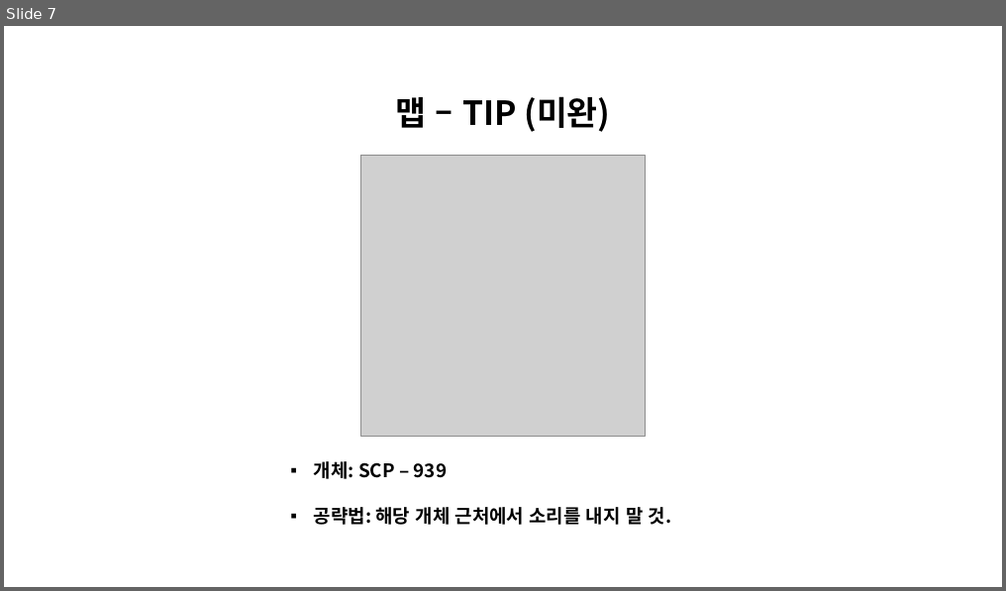
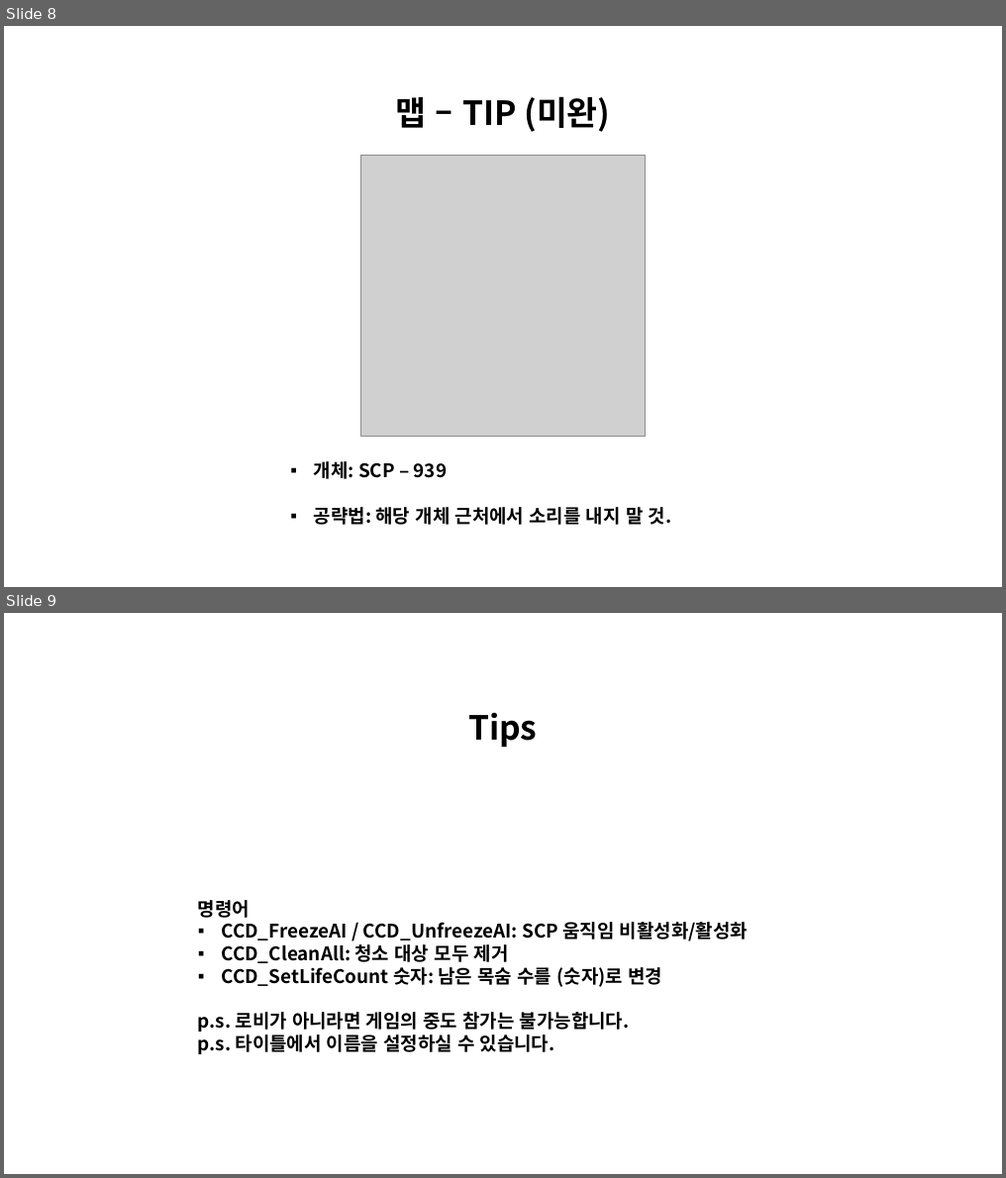
Before and after one commit to CrograNM/_CCD, a slide deck: 문서/CCD 설명서.pptx. Shown one above the other, each under a label of ours: slide 7 before the commit, slides 8 and 9 after it. The pictures are 1006x591 and 1006x1178 pixels, drawn with LibreOffice and Linux fonts; fonts in the diff are those of the drawing; grey boxes stand for pictures; background and template pictures are left out. Boxes give left, top, right and bottom in pixels: in the first picture for what was removed or moved away, otherwise in the second. Text is boxed around its words. In the diff, an @@ line names an element or a change of style, - is before the commit and + after.

```diff
--- a/문서/CCD 설명서.pptx
+++ b/문서/CCD 설명서.pptx
@@ slide 9 added at (x1=4, y1=613, x2=1002, y2=1174), background picture (left out) @@
@@ text added at (x1=468, y1=712, x2=537, y2=748), 32 pt, text #000000, bold @@
+Tips
@@ text added at (x1=198, y1=900, x2=747, y2=1055), 18 pt, text #000000, bold @@
+명령어
+▪ CCD_FreezeAI / CCD_UnfreezeAI: SCP 움직임 비활성화/활성화
+▪ CCD_CleanAll: 청소 대상 모두 제거
+▪ CCD_SetLifeCount 숫자: 남은 목숨 수를 (숫자)로 변경
+p.s. 로비가 아니라면 게임의 중도 참가는 불가능합니다.
+p.s. 타이틀에서 이름을 설정하실 수 있습니다.
@@ what was slide 7 is now slide 8 @@
```
Also in this commit, not shown: 1 other slide added.
